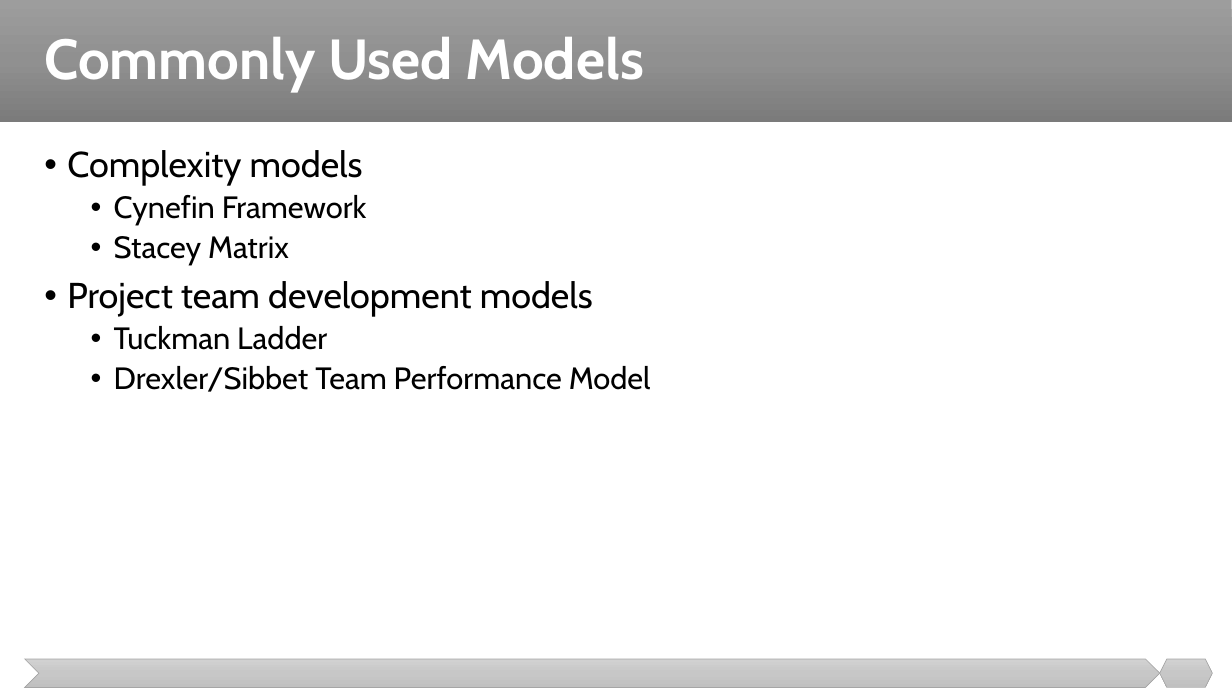
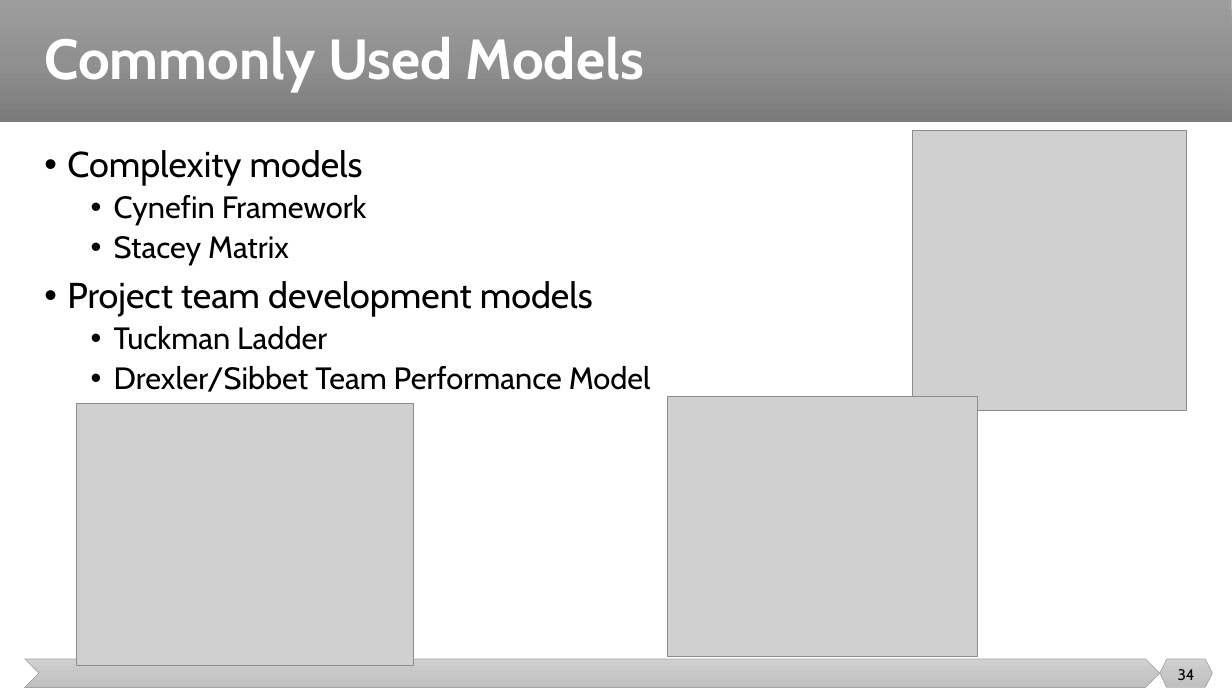
Before and after one commit to malenezi/malenezi, a slide deck: slide 34 of SE423/Lectures/1-Introduction/Tailoring, Models, Methods, and Artifacts.pptx. Drawn at 1232x693 pixels with LibreOffice and Linux fonts; fonts in the diff are those of the drawing; grey boxes stand for pictures. Boxes give left, top, right and bottom in pixels: in the first picture for what was removed or moved away, otherwise in the second. Text is boxed around its words. In the diff, an @@ line names an element or a change of style, - is before the commit and + after.

Commit message:
Feb 2023

```diff
--- a/SE423/Lectures/1-Introduction/Tailoring, Models, Methods, and Artifacts.pptx
+++ b/SE423/Lectures/1-Introduction/Tailoring, Models, Methods, and Artifacts.pptx
@@ picture added at box(912, 131, 1186, 411) @@
@@ picture added at box(76, 404, 413, 666) @@
@@ picture added at box(667, 396, 978, 656) @@
@@ page number added at box(1178, 669, 1195, 680), 12 pt, text #000000 @@
+34
```
Also in this commit, not shown: 40 other slides changed.
